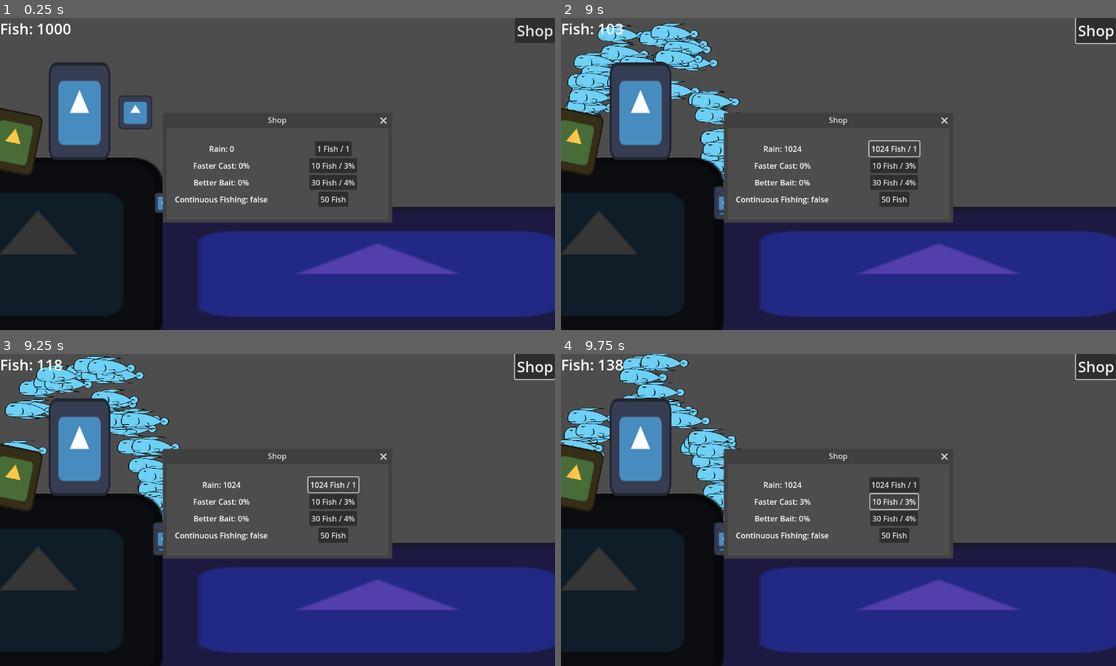
Above: before the commit, frames 1-4 (two rows, left to right).
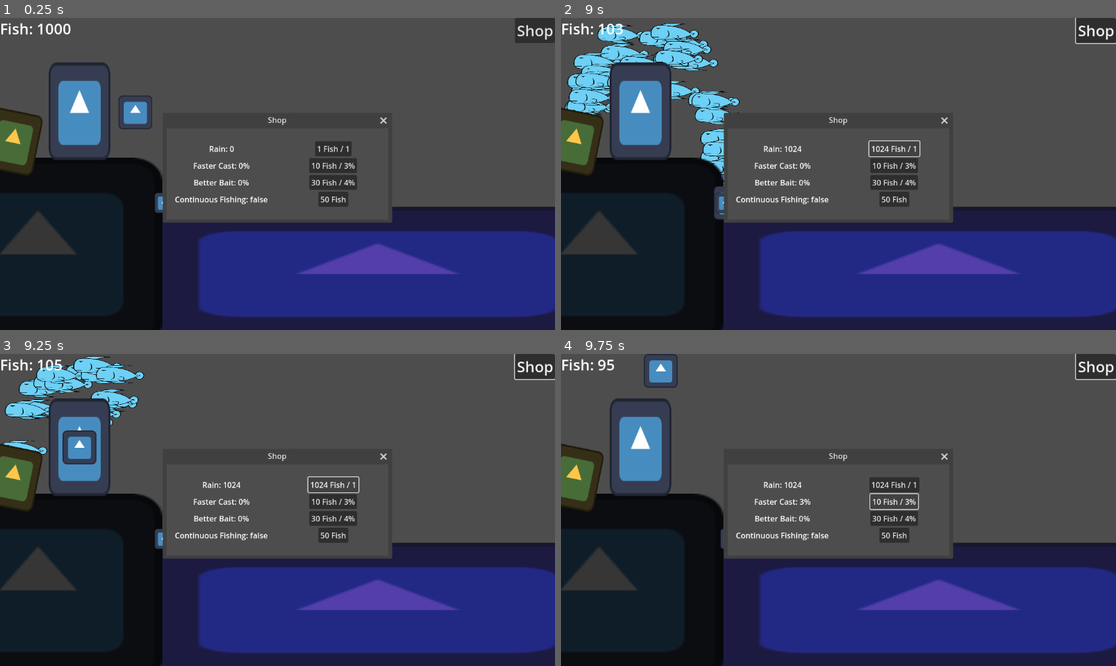
Above: after the commit, the same moments.

Repository: Shuflduf/Fish
Game: Godot game, scene res://node_2d.tscn
The game is run twice, just before and just after one commit, with the same random seed, the same clock (stepped at 60 frames per second) and the same inputs. The engine's default icon, where the game draws it, is replaced by a stand-in: a white triangle on a blue panel in a dark square.
Inputs:
- Up to frame 1 (0.25 s): no input
- Up to frame 2 (9 s): click "Shop" at 0.5 s; click "1 Fish / 1" at 1.25 s; click "2 Fish / 1" at 2 s; click "4 Fish / 1" at 2.75 s; click "8 Fish / 1" at 3.5 s; click "16 Fish / 1" at 4.25 s; click "32 Fish / 1" at 5 s; click "64 Fish / 1" at 5.75 s; click "128 Fish / 1" at 6.5 s; click "256 Fish / 1" at 7.25 s; click "512 Fish / 1" at 8 s; click "1024 Fish / 1" at 8.75 s
- Up to frame 3 (9.25 s): no input
- Up to frame 4 (9.75 s): click "10 Fish / 3%" at 9.5 s

Frames 1-2 are identical in both runs. In frame 3, 2.7% of the frame differs, in the area x 8-33%, y 1-65%; in frame 4, 4.1%, in the area x 0-33%, y 0-65%.

Commit message:
attempt to balance speed

Diff:
--- a/main.gd
+++ b/main.gd
@@ -45,7 +45,7 @@
 	await get_tree().create_timer(wait_time).timeout
 
 
-	for i in rain:
+	for i in floori(rain / 2.0):
 		var new_fish = $fish.duplicate()
 		$Fish.add_child(new_fish)
 		new_fish.show()
@@ -53,7 +53,7 @@
 		launch_into(new_fish, $player/basket.global_position, \
 				300 + randf_range(-50, 80), \
 				0.6 + randf_range(-0.2, 0.2), true)
-		await get_tree().create_timer(1 / rain).timeout
+		await get_tree().create_timer(1 / (rain * ((cast_speed + 5) / 10.0))).timeout
 		caught.emit()
 
 
